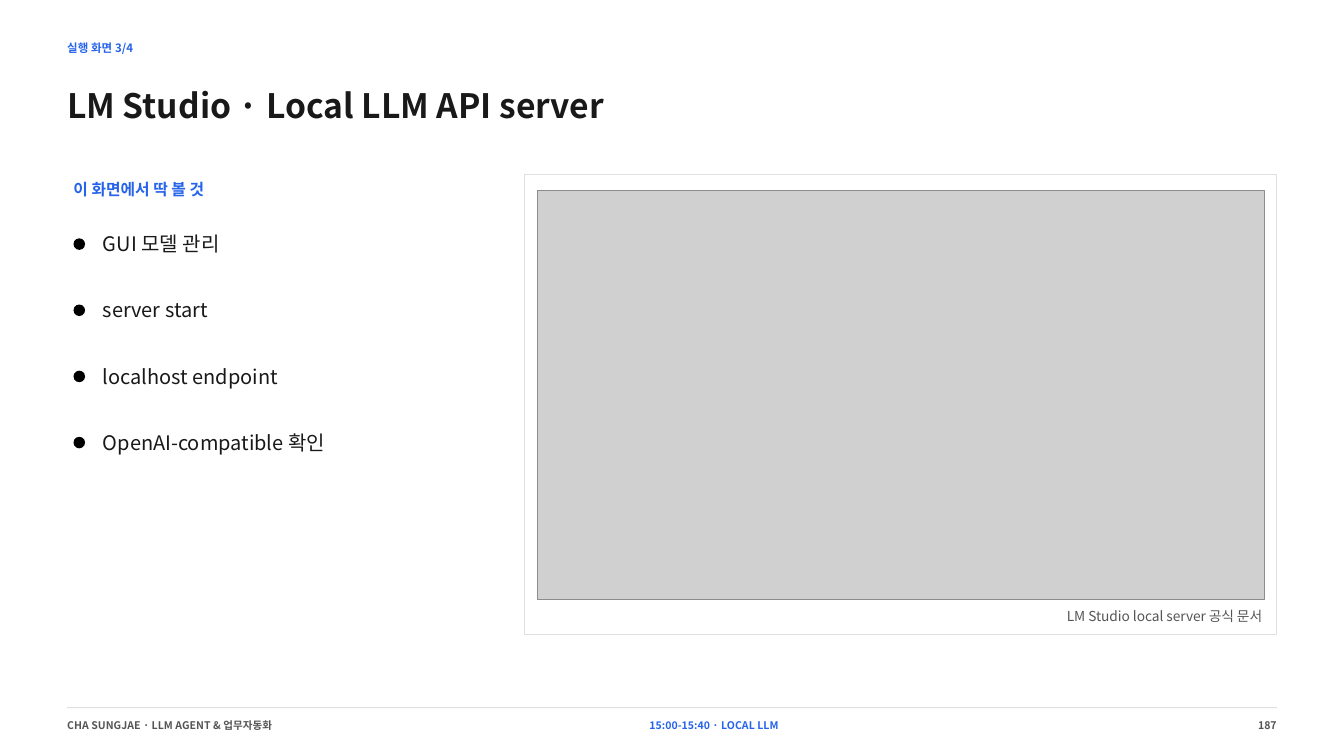
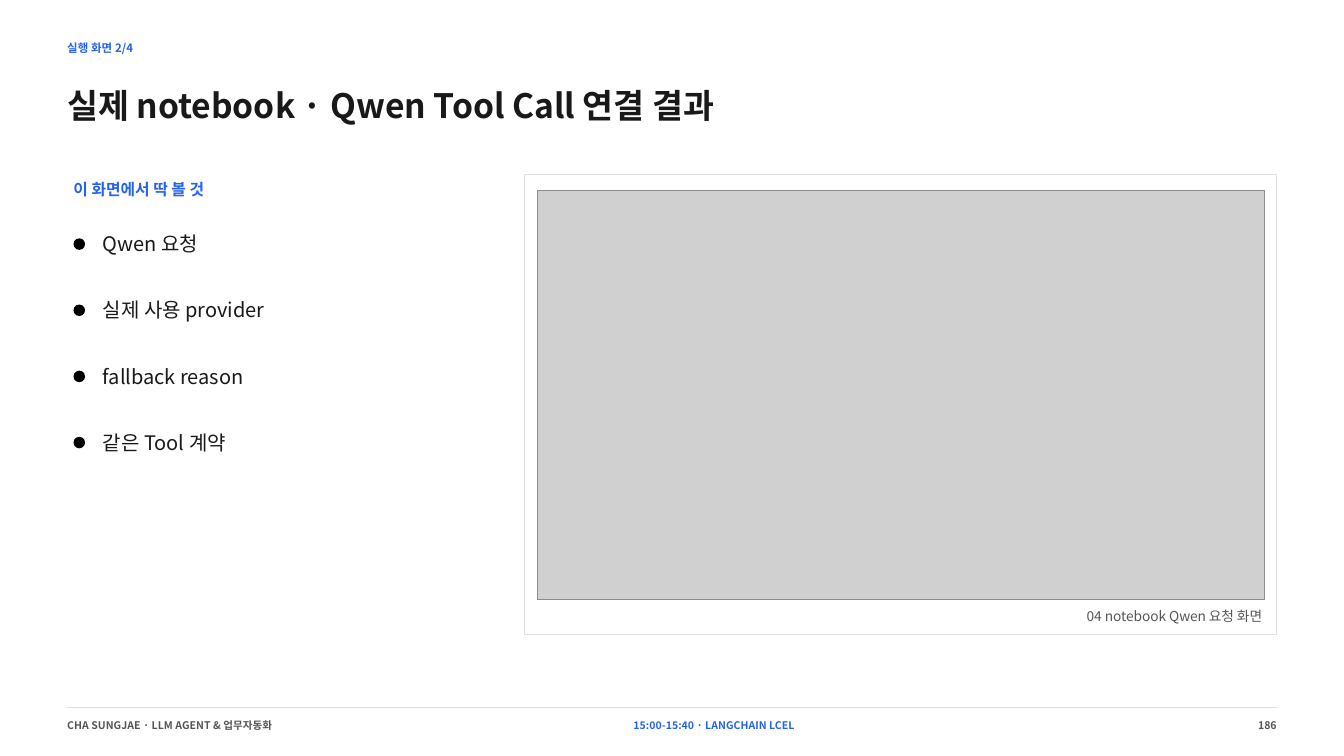
Before and after one commit to smilesjcha/llm-agent-and-workflow-automation, a slide deck: slide 186 of slides/IPA_LLM_Agent_업무자동화_Day1_2026-08-23_MUSINSA_PARTS_270p.pptx (slide 187 before the commit). Drawn at 1344x756 pixels with LibreOffice and Linux fonts; fonts in the diff are those of the drawing; grey boxes stand for pictures. Boxes give left, top, right and bottom in pixels: in the first picture for what was removed or moved away, otherwise in the second. Text is boxed around its words. In the diff, an @@ line names an element or a change of style, - is before the commit and + after.

Commit message:
docs: rebuild day one deck with qwen software labs

```diff
--- a/slides/IPA_LLM_Agent_업무자동화_Day1_2026-08-23_MUSINSA_PARTS_270p.pptx
+++ b/slides/IPA_LLM_Agent_업무자동화_Day1_2026-08-23_MUSINSA_PARTS_270p.pptx
@@ text at bbox=[67, 90, 714, 125]: text changed @@
-LM Studio · Local LLM API server
+실제 notebook · Qwen Tool Call 연결 결과
@@ text at bbox=[103, 234, 198, 255]: text changed @@
-GUI 모델 관리
+Qwen 요청
@@ text at bbox=[103, 300, 264, 322]: text changed @@
-server start
+실제 사용 provider
@@ text at bbox=[103, 368, 243, 385]: text changed @@
-localhost endpoint
+fallback reason
@@ text at bbox=[103, 433, 226, 452]: text changed @@
-OpenAI-compatible 확인
+같은 Tool 계약
@@ text at bbox=[1087, 609, 1262, 624]: text changed @@
-LM Studio local server 공식 문서
+04 notebook Qwen 요청 화면
@@ text at bbox=[633, 721, 794, 729]: text changed @@
-15:00-15:40 · LOCAL LLM
+15:00-15:40 · LANGCHAIN LCEL
@@ text at bbox=[1258, 721, 1277, 729]: text changed @@
-187
+186
```
Also in this commit, not shown: 109 other slides changed, 7 other files.
